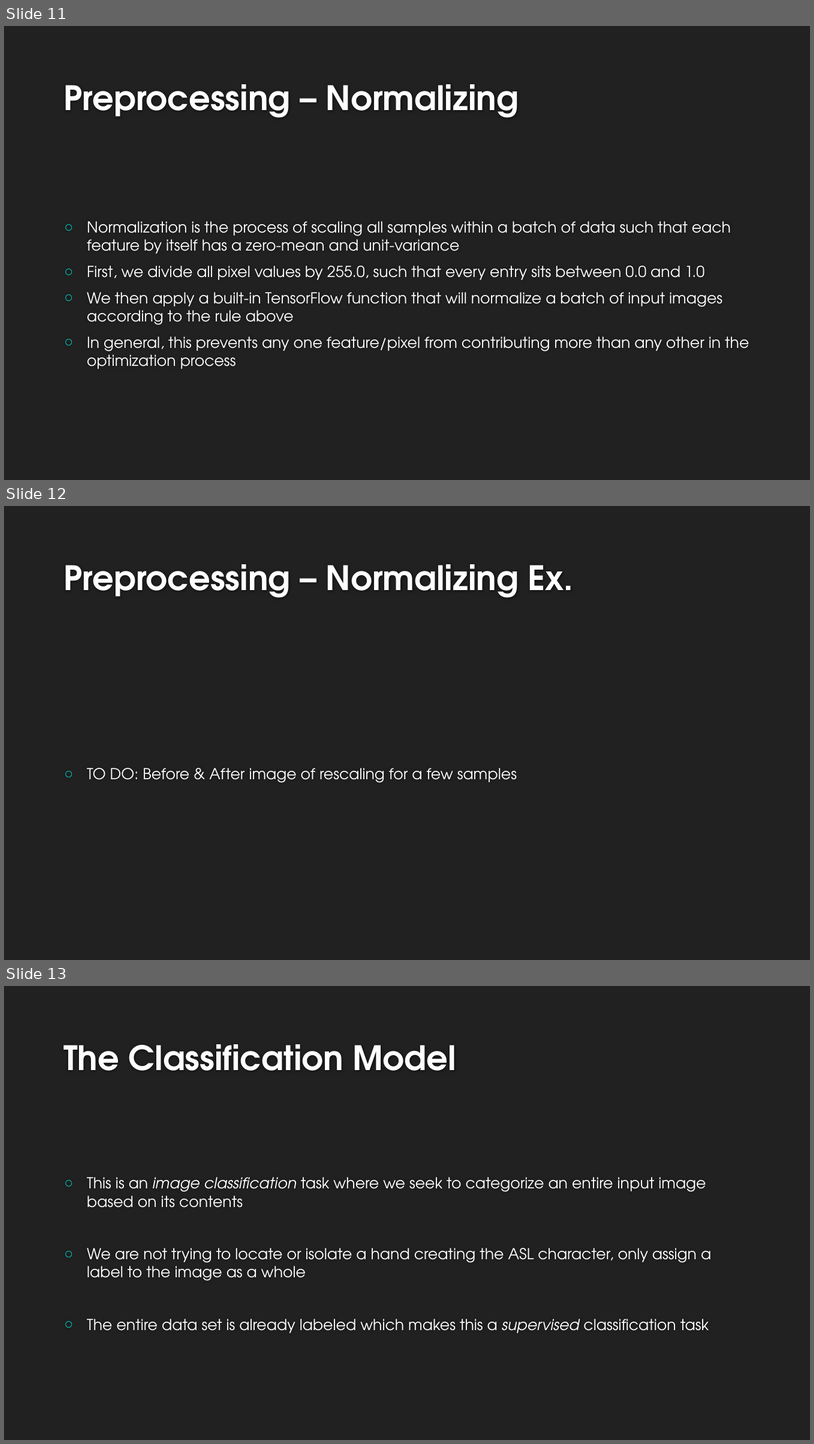
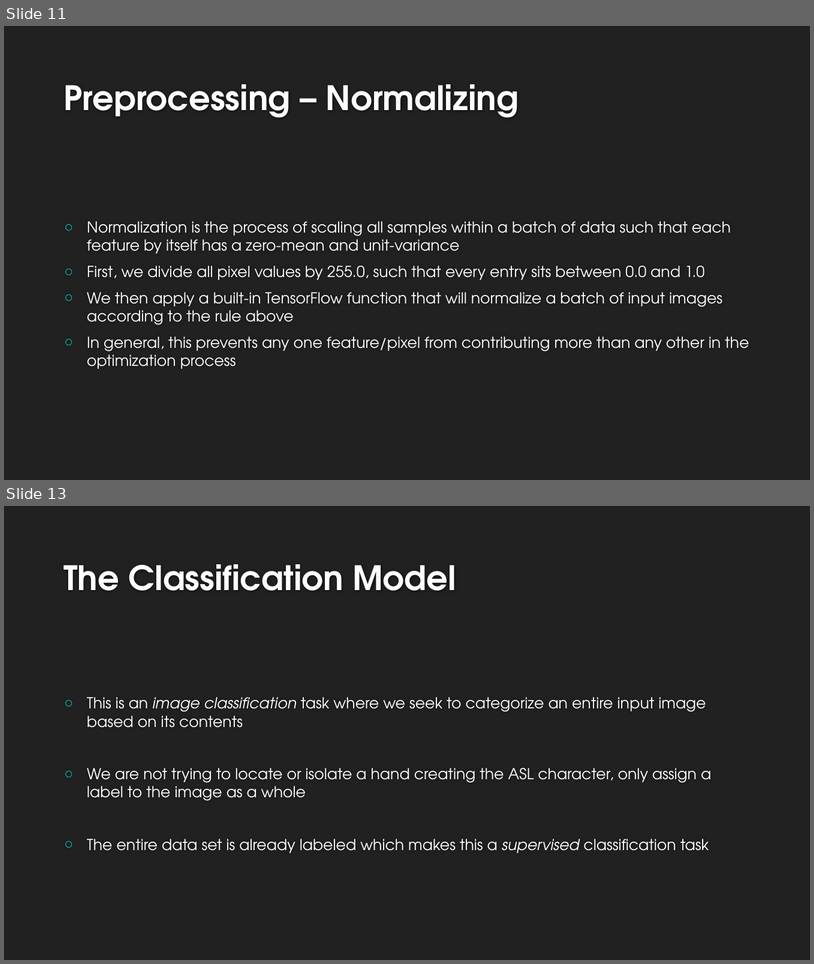
Before and after one commit to landonbuell/Buell-Masters-Project, a slide deck: milestones/BUELL_ENGR6970_Milestone04.pptx. Shown one above the other, each under a label of ours: slides 11, 12 and 13 before the commit, slides 11 and 13 after it; the slides between them are not shown. The pictures are 814x1444 and 814x964 pixels, drawn with LibreOffice and Linux fonts; fonts in the diff are those of the drawing; background and template pictures are left out. Boxes give left, top, right and bottom in pixels: in the first picture for what was removed or moved away, otherwise in the second. Text is boxed around its words. In the diff, an @@ line names an element or a change of style, - is before the commit and + after.

```diff
--- a/milestones/BUELL_ENGR6970_Milestone04.pptx
+++ b/milestones/BUELL_ENGR6970_Milestone04.pptx
@@ slide 12 removed at [4,506,810,960], background #212121 @@
@@ title removed at [63,564,574,598] @@
-Preprocessing – Normalizing Ex.
@@ text removed at [87,768,517,783] @@
-○ TO DO: Before & After image of rescaling for a few samples
```
Also in this commit, not shown: 5 slides changed, 3 slides added, 3 other slides removed.
